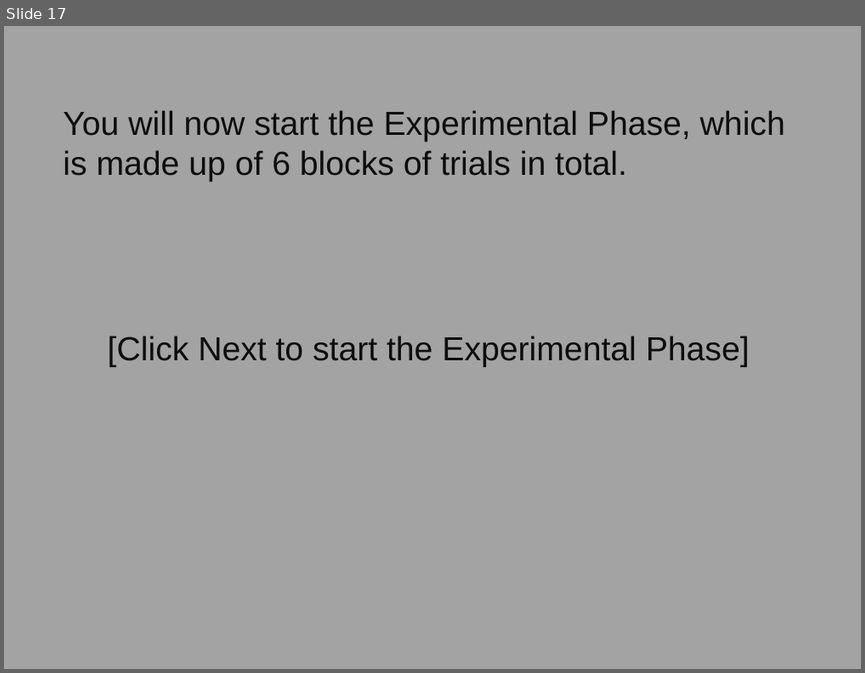
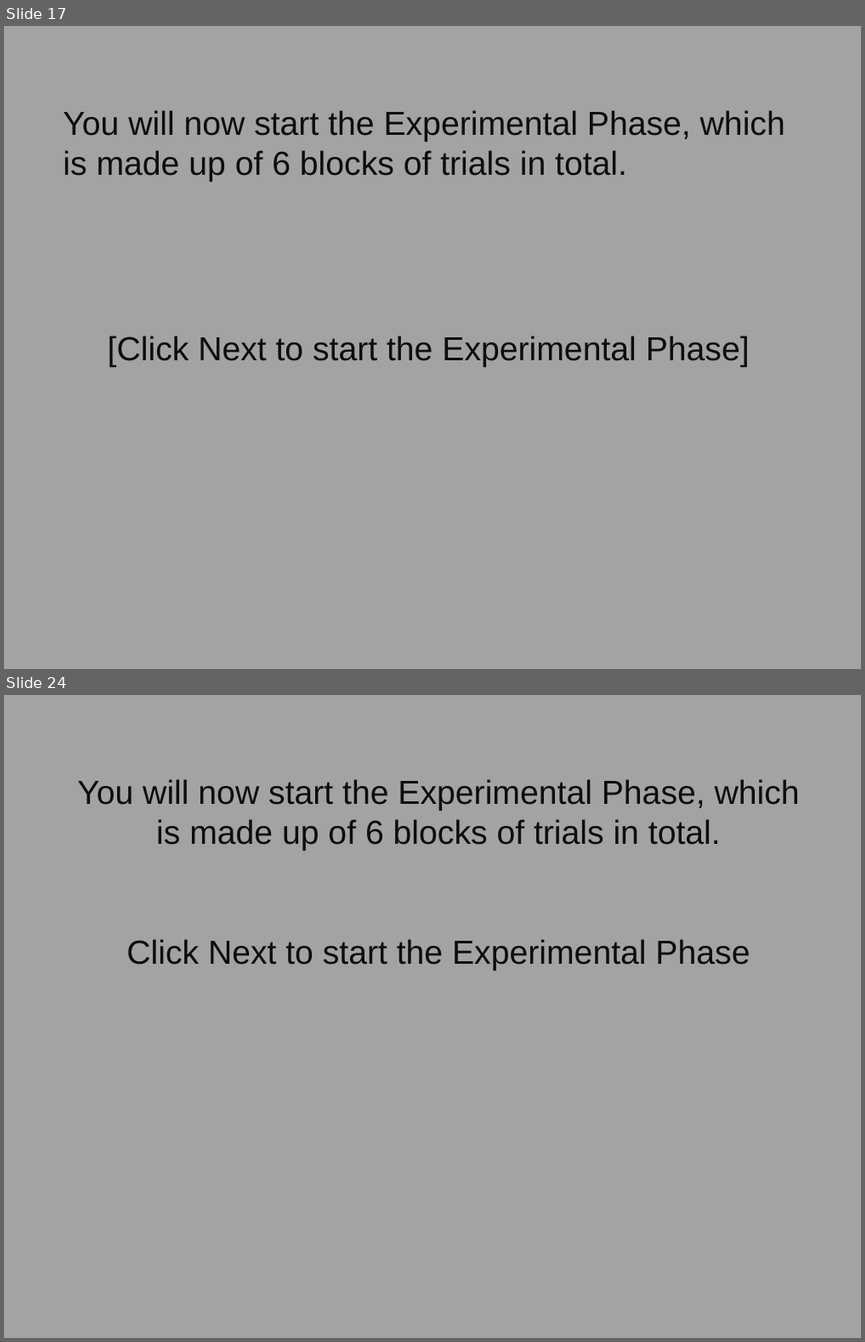
Before and after one commit to raj925/raj925.github.io, a slide deck: AdvisorChoice/instructions/Experiment 1a Instructions.pptx. Shown one above the other, each under a label of ours: slide 17 before the commit, slides 17 and 24 after it; the slides between them are not shown. The pictures are 865x673 and 865x1342 pixels, drawn with LibreOffice and Linux fonts; fonts in the diff are those of the drawing. Boxes give left, top, right and bottom in pixels: in the first picture for what was removed or moved away, otherwise in the second. Text is boxed around its words. In the diff, an @@ line names an element or a change of style, - is before the commit and + after.

Commit message:
Age Check, Instructions and Index Changes
- Chnaged age check to remove the upper age limit.
- Instructions updated to accomodate block 4 trials (and removed some errors)
- Index Html changed for presentation purposes.
- Added a thank you page at the end of the study.

```diff
--- a/AdvisorChoice/instructions/Experiment 1a Instructions.pptx
+++ b/AdvisorChoice/instructions/Experiment 1a Instructions.pptx
@@ slide 24 added at (4, 695, 861, 1338), background #A3A3A3 @@
@@ text added at (77, 779, 800, 970), 28 pt, text #0D0D0D @@
+You will now start the Experimental Phase, which is made up of 6 blocks of trials in total.
+Click Next to start the Experimental Phase
```
Also in this commit, not shown: 2 slides changed, 5 other slides added, 36 other files.
